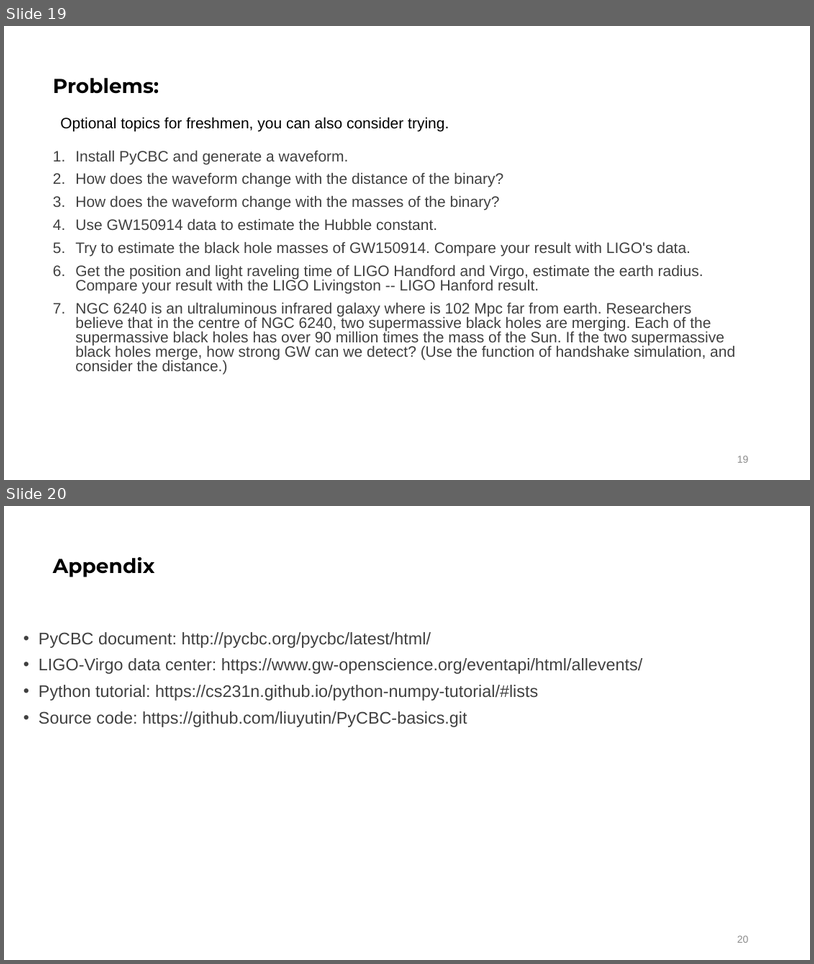
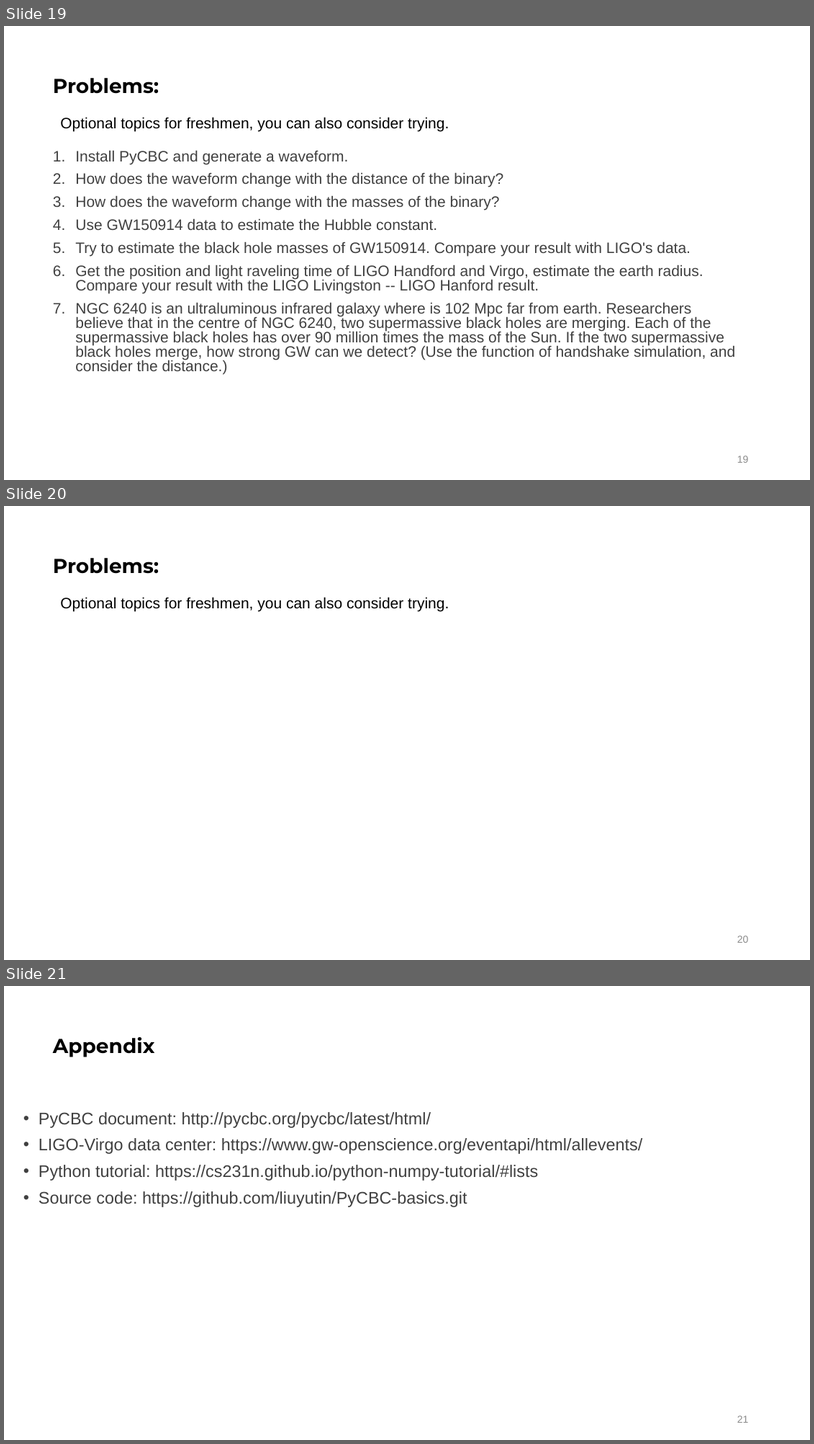
Before and after one commit to liuyutin/PyCBC-basics, a slide deck: PyCBC basics.pptx. Shown one above the other, each under a label of ours: slides 19 and 20 before the commit, slides 19, 20 and 21 after it. The pictures are 814x964 and 814x1444 pixels, drawn with LibreOffice and Linux fonts; fonts in the diff are those of the drawing; grey boxes stand for pictures. Boxes give left, top, right and bottom in pixels: in the first picture for what was removed or moved away, otherwise in the second. Text is boxed around its words. In the diff, an @@ line names an element or a change of style, - is before the commit and + after.

```diff
--- a/PyCBC basics.pptx
+++ b/PyCBC basics.pptx
@@ slide 20 added at [4, 506, 810, 960], background #FFFFFF @@
@@ title added at [53, 558, 159, 574], 24 pt, text #000000, bold @@
+Problems:
@@ text added at [60, 597, 449, 612], 18 pt, text #000000 @@
+Optional topics for freshmen, you can also consider trying.
@@ page number added at [738, 935, 749, 942], 12 pt, text #8C8C8C @@
+20
@@ what was slide 20 is now slide 21 @@
@@ page number at [738, 1415, 749, 1422]: text changed @@
-20
+21
```
